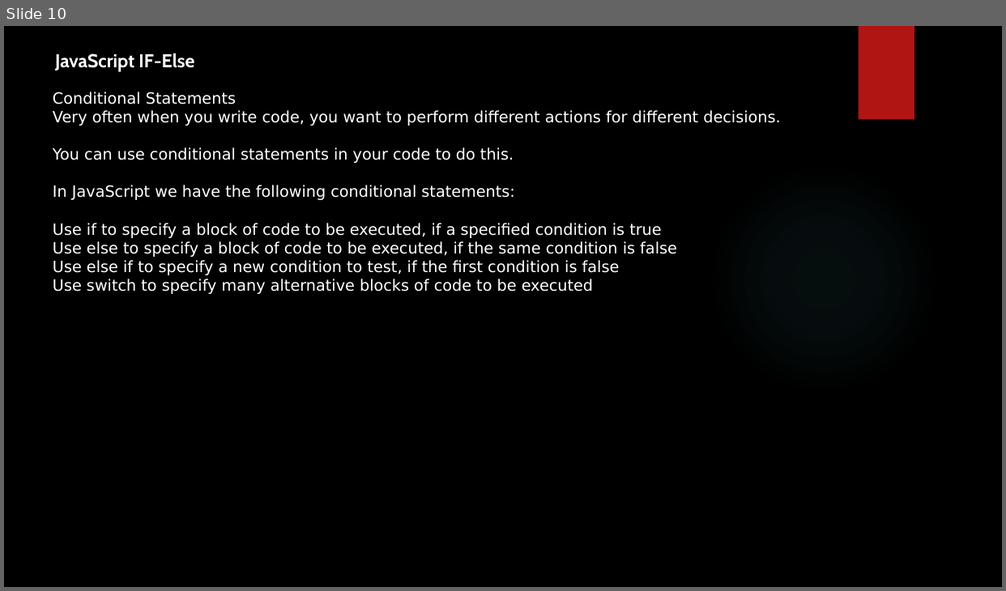
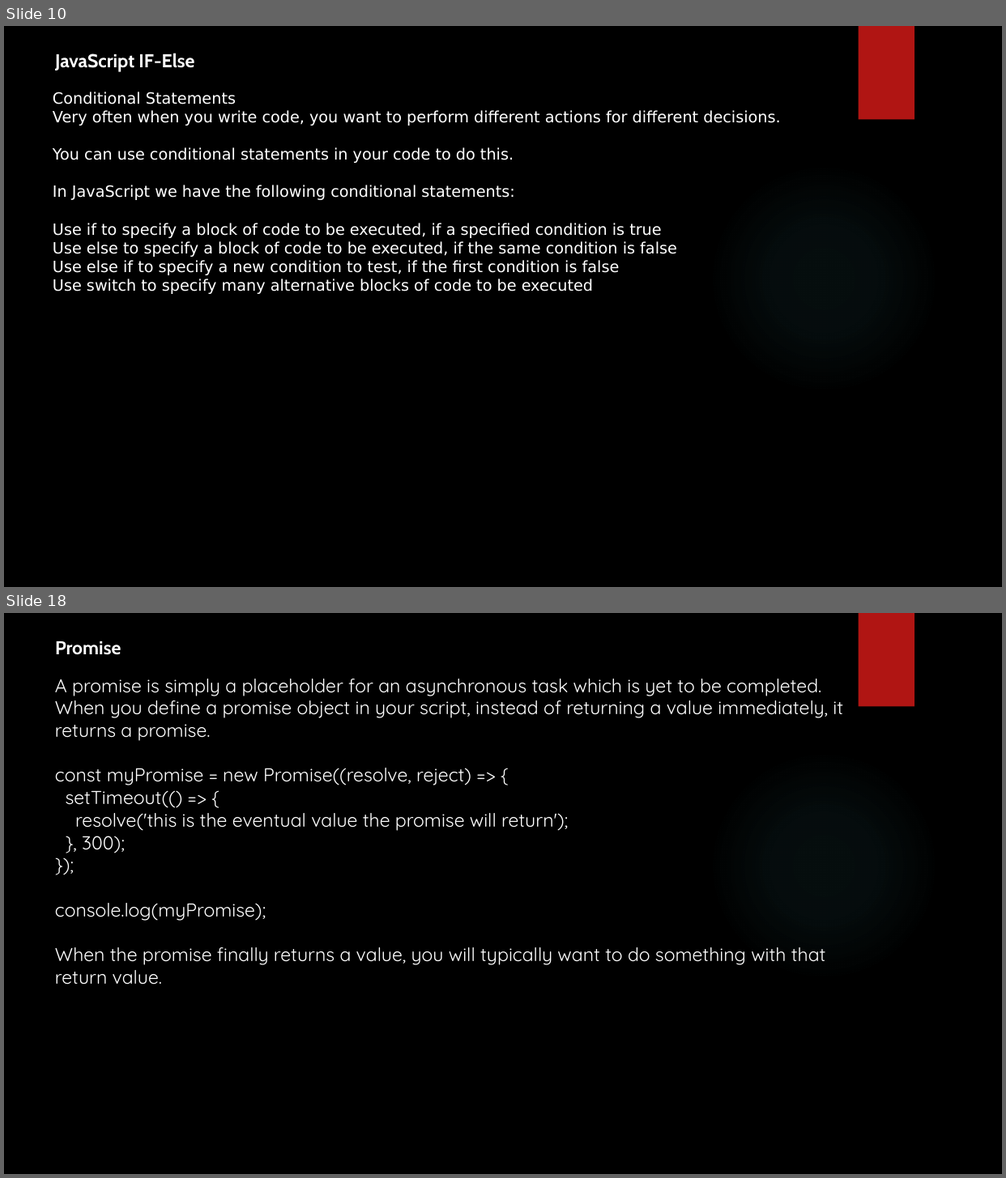
Before and after one commit to kaumarjya/React-Training, a slide deck: Javascript.pptx. Shown one above the other, each under a label of ours: slide 10 before the commit, slides 10 and 18 after it; the slides between them are not shown. The pictures are 1006x591 and 1006x1178 pixels, drawn with LibreOffice and Linux fonts; fonts in the diff are those of the drawing; background and template pictures are left out. Boxes give left, top, right and bottom in pixels: in the first picture for what was removed or moved away, otherwise in the second. Text is boxed around its words. In the diff, an @@ line names an element or a change of style, - is before the commit and + after.

```diff
--- a/Javascript.pptx
+++ b/Javascript.pptx
@@ slide 18 added at (x1=4, y1=613, x2=1002, y2=1174), background picture (left out); not listed: 2 template elements that a slide beside it also shows @@
@@ text added at (x1=55, y1=641, x2=121, y2=655), 18 pt, text #FFFFFF, bold @@
+Promise
@@ text added at (x1=55, y1=679, x2=843, y2=985), 18 pt, text #FFFFFF @@
+A promise is simply a placeholder for an asynchronous task which is yet to be completed. When you define a promise object in your script, instead of returning a value immediately, it returns a promise.
+const myPromise = new Promise((resolve, reject) => {
+setTimeout(() => {
+resolve('this is the eventual value the promise will return');
+}, 300);
+});
+console.log(myPromise);
+When the promise finally returns a value, you will typically want to do something with that return value.
```
Also in this commit, not shown: 8 other slides added, 9 other files.
